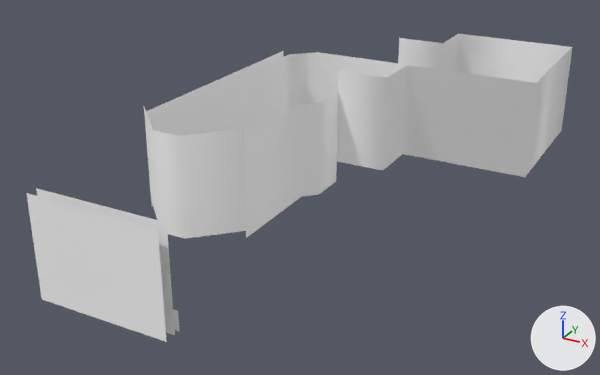
What one commit did to the glTF model Models/level-6-tree-wall.glb.
Rendered twice from a 50 mm camera at (112.4, -151.8, 97.5) aimed at (17.1, 21.5, 10.8). Every picture has the same lights, and +X, +Y and +Z are marked at lower right. The picture after the commit comes second.

Names of what the first picture shows: 'level-6-tree-wall'.
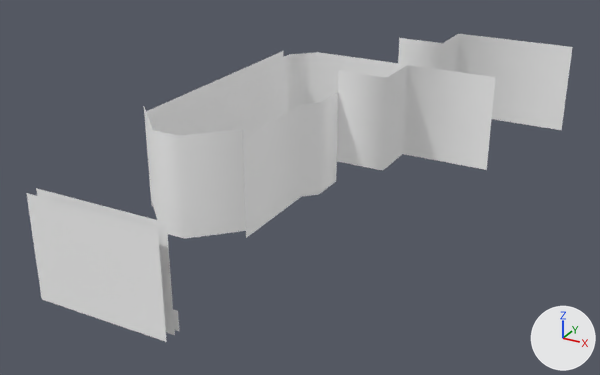
Commit message: working on level 6

The change, as a diff of the scene's bpy script:
```diff
--- a/Models/level-6-tree-wall.glb.py
+++ b/Models/level-6-tree-wall.glb.py
@@ me_level_6_tree_wall @@
 # used by ob_level_6_tree_wall; location = (0.0, 0.0, 0.0)
-me_level_6_tree_wall.from_pydata(...)  # 56 vertices, 40 faces; spans x -17.5..66.5, y -39.1..98.0, z 0.0..37.0
-me_level_6_tree_wall.vertices[44].co = (66.5, 56.0, 11.0)  # pixel (525, 177)
-me_level_6_tree_wall.vertices[45].co = (66.5, 56.0, 37.0)  # pixel (536, 82)
+me_level_6_tree_wall.from_pydata(...)  # 56 vertices, 38 faces; spans x -17.5..66.5, y -39.1..98.0, z 0.0..37.0
+# me_level_6_tree_wall part 1
+me_level_6_tree_wall.vertices[44].co = (56.0, 56.0, 11.0)  # pixel (486, 169)
+me_level_6_tree_wall.vertices[45].co = (56.0, 56.0, 37.0)  # pixel (495, 77)
 me_level_6_tree_wall.materials.append(mat_defaultmaterial)
```

Location of each change, [x1, y1, x2, y2] in pixels of the pictures (600 x 375 px; the box of a moved part takes in the faces that stretch with it):
part 1 of me_level_6_tree_wall, moved or reshaped: before [403, 47, 573, 177]; after [403, 65, 496, 170]
